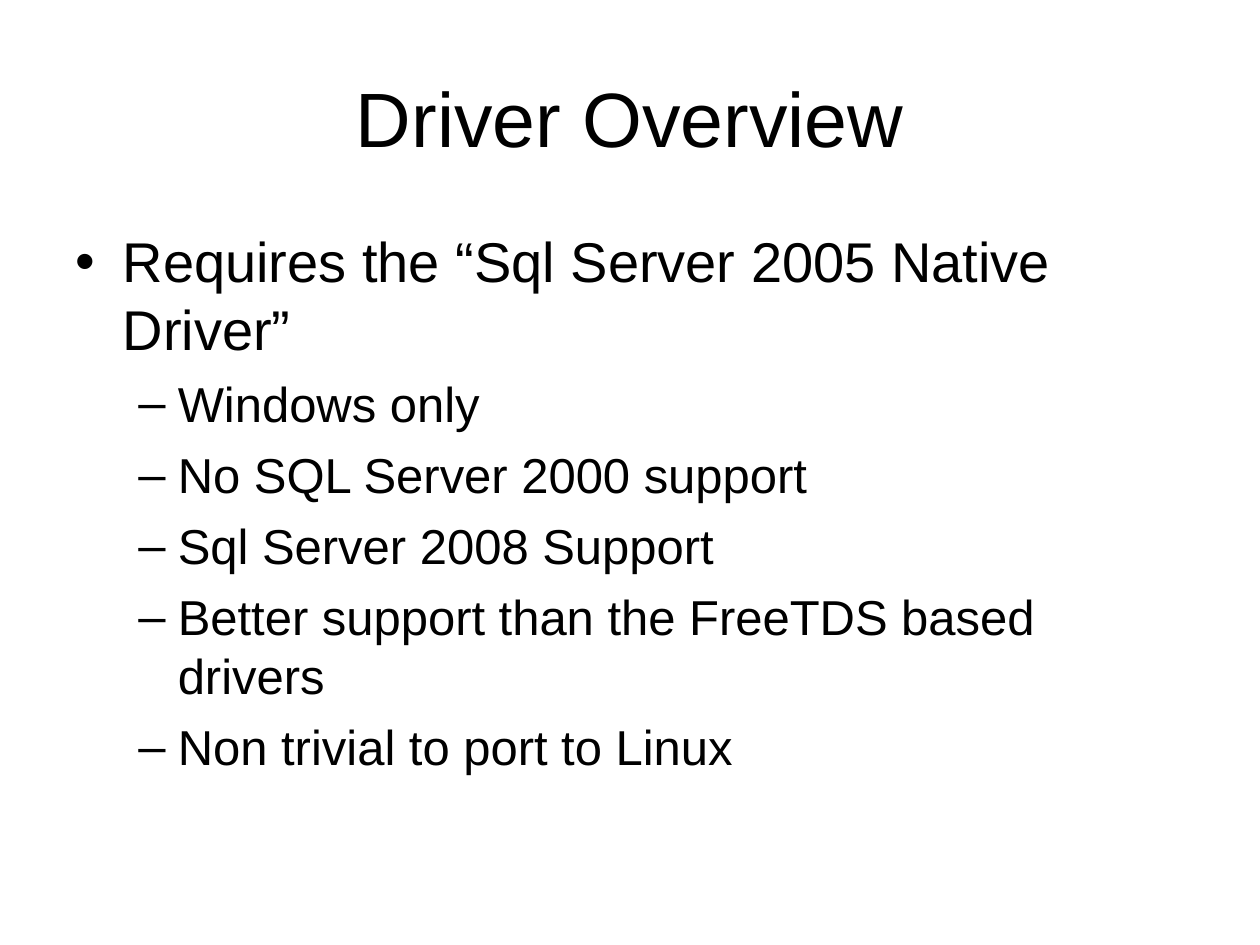
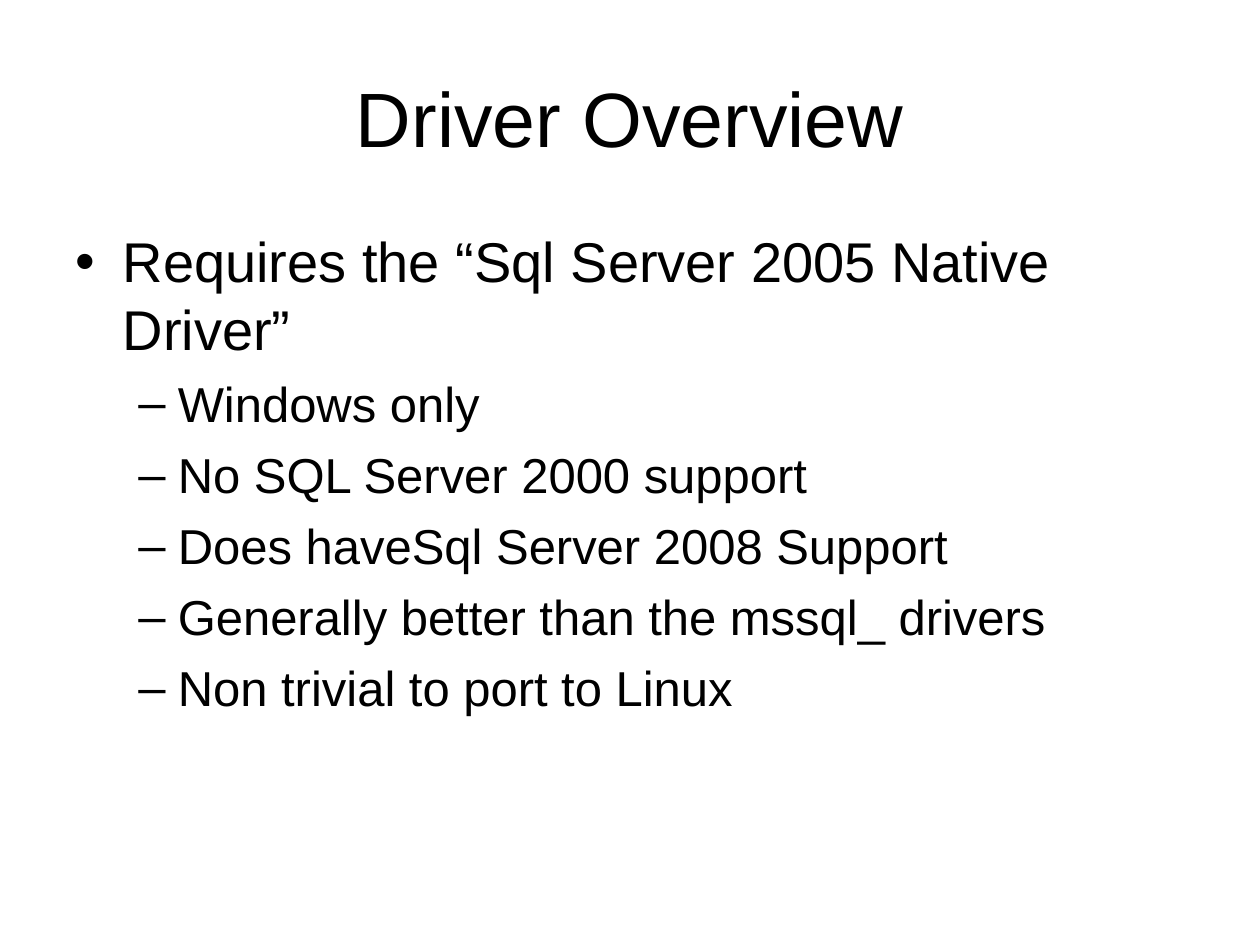
Before and after one commit to LIPHP/Employee-Contact-List, a slide deck: slide 10 of Docs/Using Microsoft SQL Server with PHP.ppt. Drawn at 1260x945 pixels with LibreOffice and Linux fonts; fonts in the diff are those of the drawing. Boxes give left, top, right and bottom in pixels: in the first picture for what was removed or moved away, otherwise in the second. Text is boxed around its words. In the diff, an @@ line names an element or a change of style, - is before the commit and + after.

```diff
--- a/Docs/Using Microsoft SQL Server with PHP.ppt
+++ b/Docs/Using Microsoft SQL Server with PHP.ppt
@@ text at bbox=[178, 528, 1046, 646]: text changed @@
-  – Sql Server 2008 Support
-  – Better support than the FreeTDS based drivers
+  – Does haveSql Server 2008 Support
+  – Generally better than the mssql_ drivers
```
Also in this commit, not shown: 8 other slides changed, 3 slides added, 1 other file.
